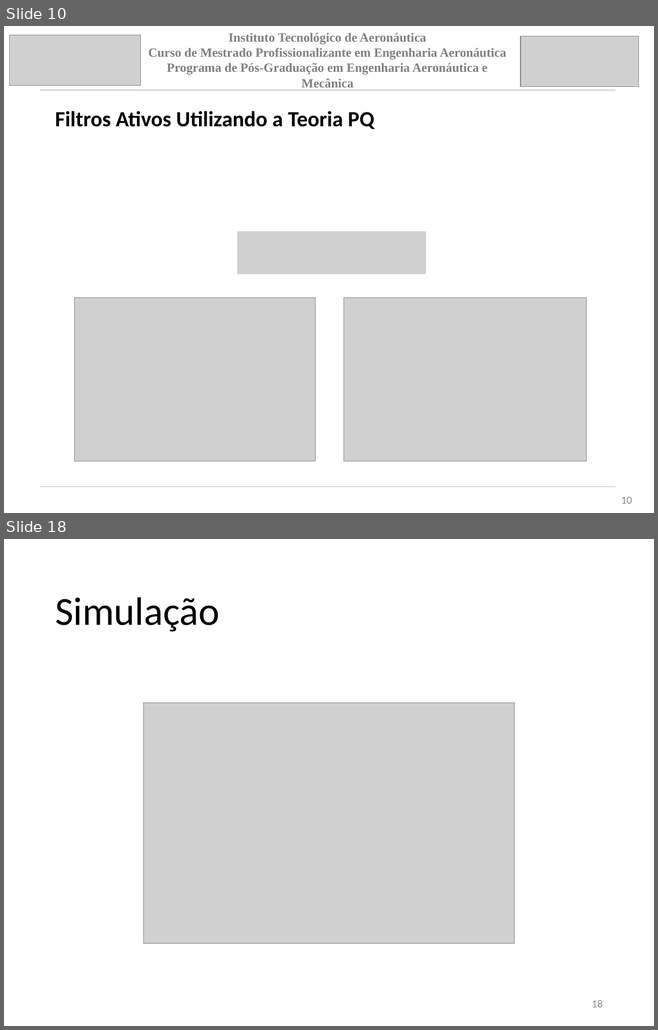
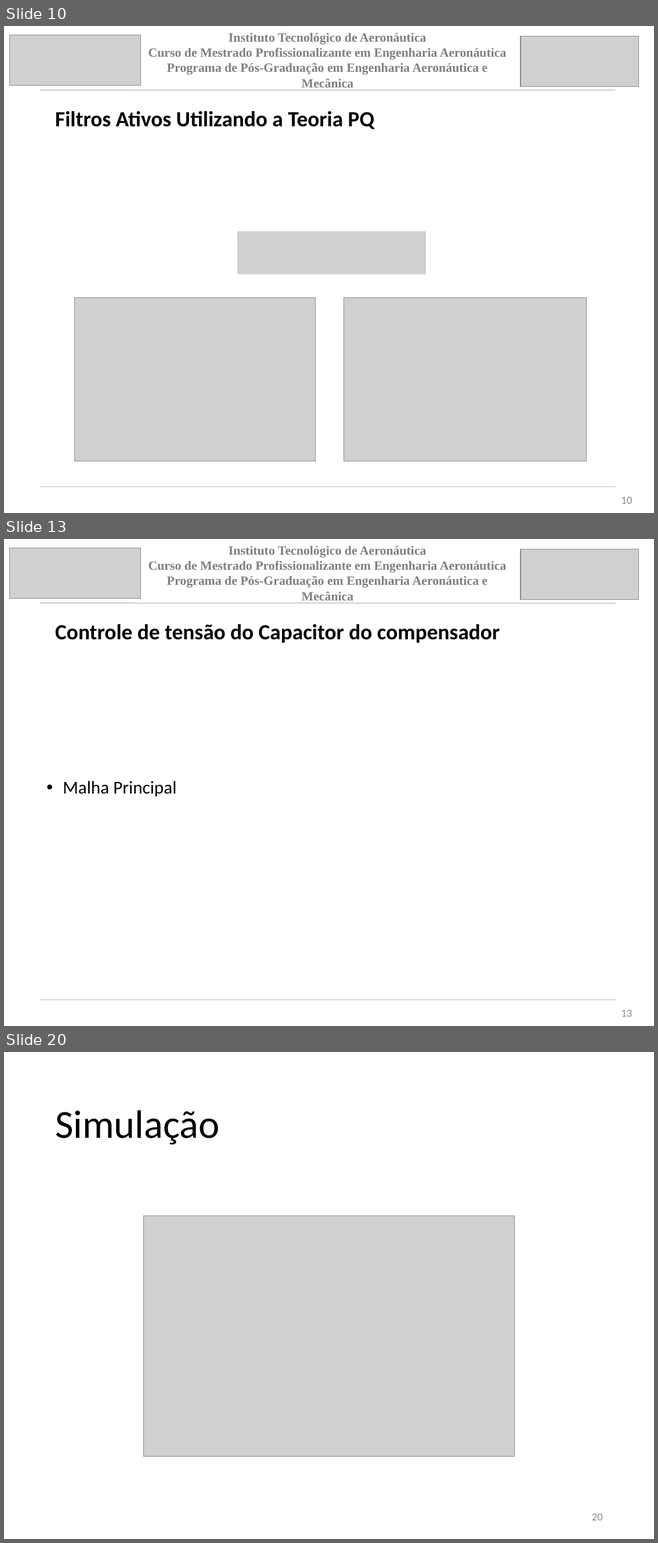
Before and after one commit to jpsoliv/MestradoJPSO, a slide deck: Apresentação/Apresentação_baixo_nivel.pptx. Shown one above the other, each under a label of ours: slides 10 and 18 before the commit, slides 10, 13 and 20 after it; the slides between them are not shown. The pictures are 658x1030 and 658x1543 pixels, drawn with LibreOffice and Linux fonts; fonts in the diff are those of the drawing; grey boxes stand for pictures. Boxes give left, top, right and bottom in pixels: in the first picture for what was removed or moved away, otherwise in the second. Text is boxed around its words. In the diff, an @@ line names an element or a change of style, - is before the commit and + after.

```diff
--- a/Apresentação/Apresentação_baixo_nivel.pptx
+++ b/Apresentação/Apresentação_baixo_nivel.pptx
@@ slide 13 added at [4, 539, 654, 1026], background #FFFFFF @@
@@ picture added at [9, 548, 140, 599] @@
@@ text added at [148, 546, 506, 603], 14 pt, text #7F7F7F, bold @@
+Instituto Tecnológico de Aeronáutica
+Curso de Mestrado Profissionalizante em Engenharia Aeronáutica
+Programa de Pós-Graduação em Engenharia Aeronáutica e Mecânica
@@ picture added at [520, 549, 639, 600] @@
@@ line added from (40, 603) to (615, 603), #A5A5A5 0.51 pt @@
@@ title added at [55, 624, 499, 643], 24 pt, text #000000, bold @@
+Controle de tensão do Capacitor do compensador
@@ text added at [63, 781, 176, 797], 20 pt, text #000000 @@
+• Malha Principal
@@ line added from (41, 1000) to (615, 1000), #A5A5A5 0.51 pt @@
@@ page number added at [621, 1010, 632, 1017], 12 pt, text #8C8C8C @@
+13
@@ what was slide 18 is now slide 20 @@
@@ page number at [592, 1514, 603, 1521]: text changed @@
-18
+20
```
Also in this commit, not shown: 6 slides changed, 6 other slides added, 5 slides removed.
